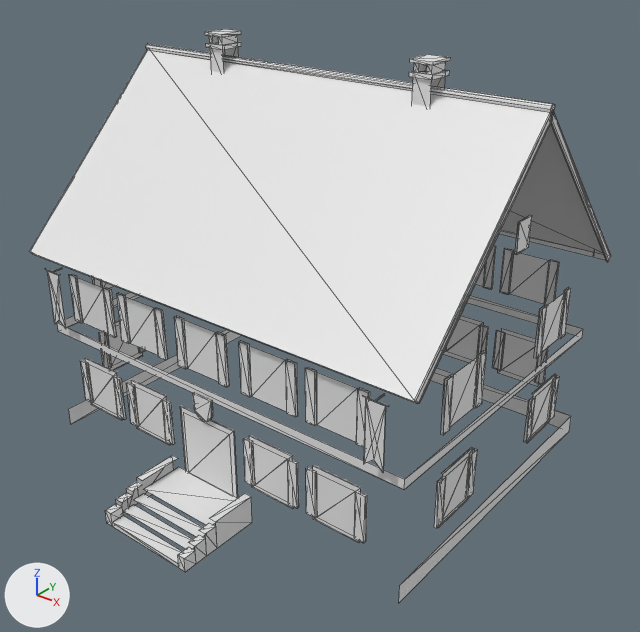
A saved change to the FBX model unity/Assets/EdS/Modeles/Batiments/maison6/guilde_vallons.fbx.
Before and after are seen from a 50 mm camera at (15.7, -19.6, 16.3) aimed at (1.0, -1.1, 4.9). Lighting does not change. The marker at lower left points along +X, +Y and +Z. The first picture is the older version. Mesh edges are drawn as thin lines. Where no turn or scale is listed for an object, it has been applied to the vertices. Vertices at exactly the same position are counted once.

Before the edit, the objects in view are built like this:
```python
me_guilde_vallons = bpy.data.meshes.new('guilde_vallons')
me_guilde_vallons.from_pydata(...)  # 922 vertices, 972 faces; spans x -7.0..7.0, y -7.6..5.37, z 0.0..12.4
me_guilde_vallons.materials.append(mat_guilde_vallons)  # white #e7e7e7
ob_guilde_vallons = bpy.data.objects.new('guilde_vallons', me_guilde_vallons)
ob_guilde_vallons.location = (0.0, 0.0, 0.0)
```
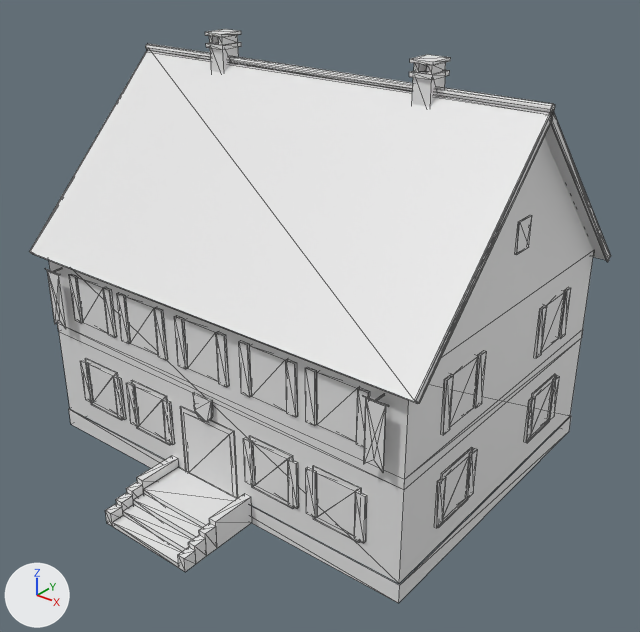
Edits to the scene script, one JSON object a line:
```json
{"block": "me_guilde_vallons", "where": "# used by ob_guilde_vallons; location = (0.0, 0.0, 0.0)"}
{"op": "remove", "block": "me_guilde_vallons", "code": "me_guilde_vallons.from_pydata(...)  # 922 vertices, 972 faces; spans x -7.0..7.0, y -7.6..5.37, z 0.0..12.4"}
{"op": "add", "block": "me_guilde_vallons", "code": "me_guilde_vallons.from_pydata(...)  # 1054 vertices, 1336 faces; spans x -7.0..7.0, y -7.6..5.37, z 0.0..12.4"}
{"block": "me_guilde_vallons", "change": "me_guilde_vallons part 1"}
{"block": "me_guilde_vallons", "change": "16 vertices are added at x -6.6..6.6, y -6.8..5.0, z 0.0..11.45"}
{"block": "me_guilde_vallons", "change": "40 new vertices lie (0.0, 0.12, 0.0) away from vertices in x -5.2..5.2, y -5.03, z 0.6..5.75"}
{"block": "me_guilde_vallons", "change": "32 new vertices lie (0.0, -0.12, 0.0) away from vertices in x -5.2..5.2, y 5.03, z 1.4..5.75"}
{"block": "me_guilde_vallons", "change": "16 new vertices lie (-0.12, 0.0, 0.0) away from vertices in x 6.63, y -3.1..3.1, z 1.4..5.75"}
{"block": "me_guilde_vallons", "change": "16 new vertices lie (0.12, 0.0, 0.0) away from vertices in x -6.63, y -3.1..3.1, z 1.4..5.75"}
{"block": "me_guilde_vallons", "change": "12 new vertices lie (0.0, -0.04, 0.0) away from vertices in x -5.35..5.35, y 5.02, z 1.25..2.95"}
{"block": "me_guilde_vallons", "change": "364 new faces join them"}
```

Changed parts and their boxes [x1, y1, x2, y2] in the pictures (640 x 632 px):
```json
{"object": "guilde_vallons", "change": "reshaped", "before": [29, 29, 611, 602], "after": [29, 29, 611, 603]}
{"part": 1, "of": "me_guilde_vallons", "change": "added", "after": [46, 47, 606, 603]}
```
